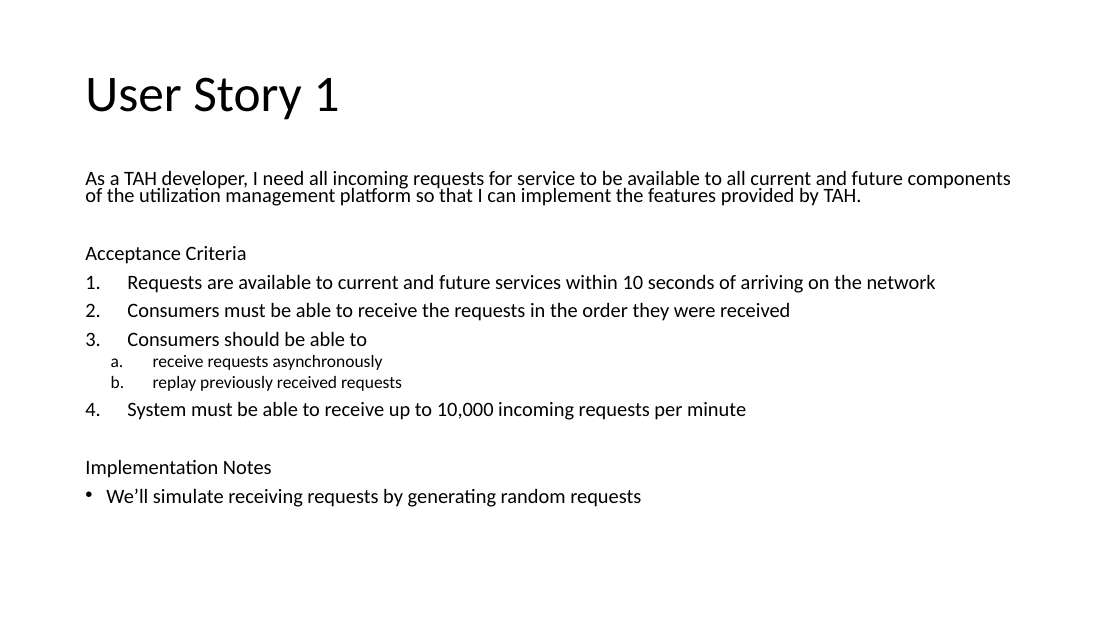
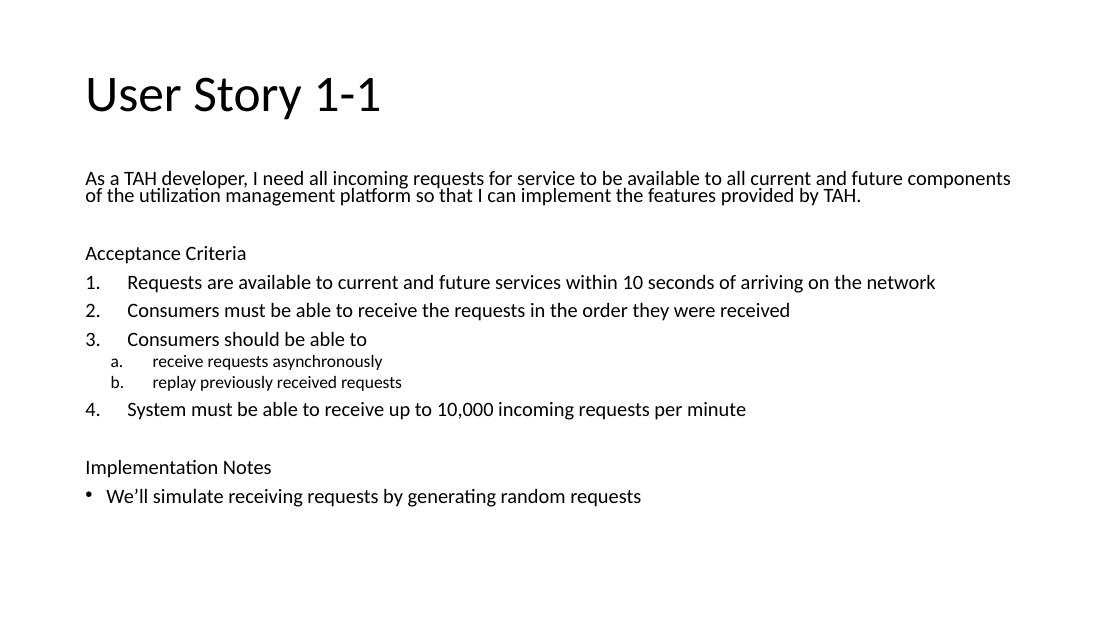
Before and after one commit to scottctr/EdaWorkshop, a slide deck: slide 16 of EventDrivenArchitectureWorkshop.pptx. Drawn at 1120x630 pixels with LibreOffice and Linux fonts; fonts in the diff are those of the drawing. Boxes give left, top, right and bottom in pixels: in the first picture for what was removed or moved away, otherwise in the second. Text is boxed around its words. In the diff, an @@ line names an element or a change of style, - is before the commit and + after.

```diff
--- a/EventDrivenArchitectureWorkshop.pptx
+++ b/EventDrivenArchitectureWorkshop.pptx
@@ title at box(85, 77, 382, 120): text changed @@
-User Story 1
+User Story 1-1
```
Also in this commit, not shown: 6 other slides changed, 12 slides added, 1 other file.
